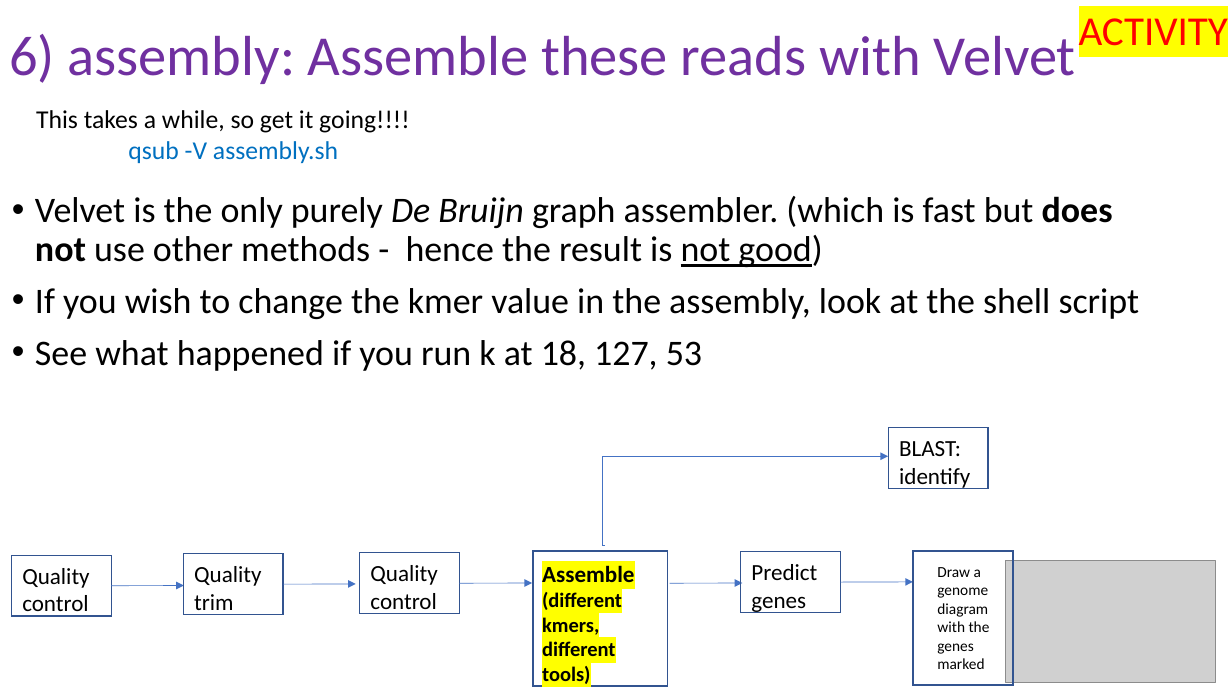
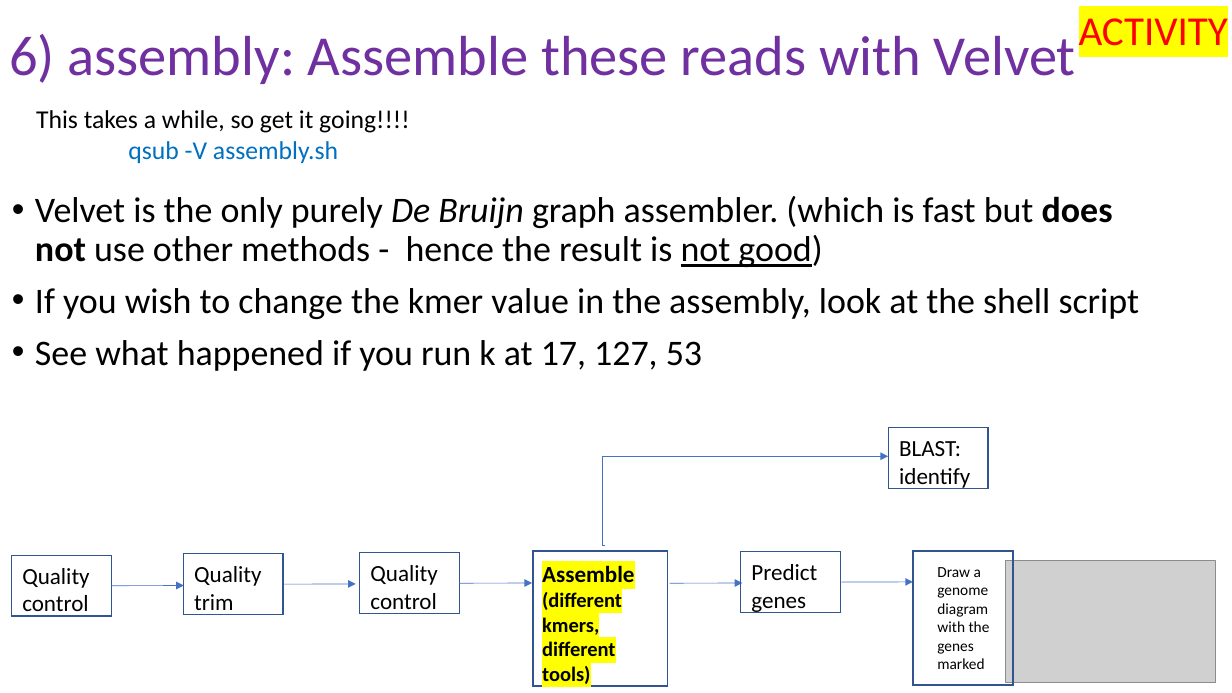
Before and after one commit to peterthorpe5/Msc_Digital_Health, a slide deck: slide 16 of powerpoint/6_assembly.pptx. Drawn at 1232x693 pixels with LibreOffice and Linux fonts; fonts in the diff are those of the drawing; grey boxes stand for pictures. Boxes give left, top, right and bottom in pixels: in the first picture for what was removed or moved away, otherwise in the second. Text is boxed around its words. In the diff, an @@ line names an element or a change of style, - is before the commit and + after.

```diff
--- a/powerpoint/6_assembly.pptx
+++ b/powerpoint/6_assembly.pptx
@@ text at box(35, 340, 702, 371): text changed @@
-• See what happened if you run k at 18, 127, 53
+• See what happened if you run k at 17, 127, 53
```
Also in this commit, not shown: 1 other slide changed, 2 other files.
